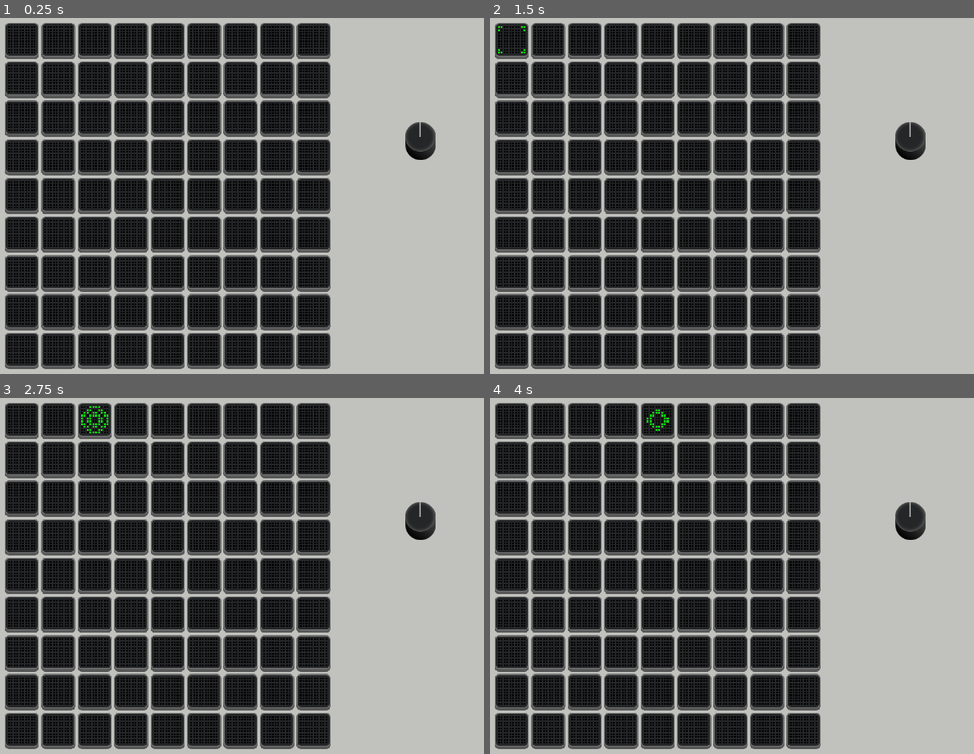
Above: before the commit, frames 1-4 (two rows, left to right).
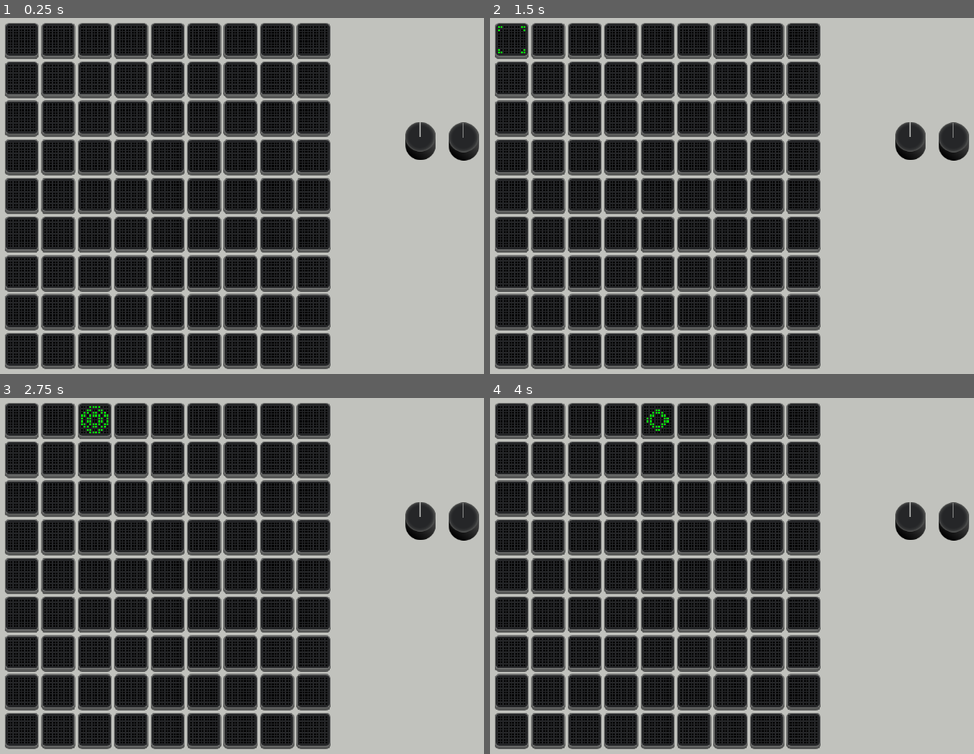
Above: after the commit, the same moments.

Repository: Yngwarr/tomata
Game: Godot game, scene res://scenes/Game.tscn
Same seed, same stepped clock (60 frames per second), same inputs: the game is played once before the commit and once after it.
Inputs (mouse positions are in pixels of both pictures, inside the frame that each line leads up to):
- Up to frame 1 (0.25 s): no input
- Up to frame 2 (1.5 s): tap Enter at 0.5 s; move the mouse to (494, 21) at 0.52 s; click (494, 21) at 0.67 s; tap Space at 1.25 s; move the mouse to (533, 21) at 1.27 s; click (533, 21) at 1.42 s
- Up to frame 3 (2.75 s): tap Enter at 2 s; move the mouse to (77, 401) at 2.02 s; click (77, 401) at 2.17 s
- Up to frame 4 (4 s): move the mouse to (606, 401) at 2.77 s; click (606, 401) at 2.92 s; tap Space at 3.5 s; move the mouse to (640, 401) at 3.52 s; click (640, 401) at 3.67 s

The runs differ from the first frame. In frame 1, 0.6% of the frame differs, in the area x 92-99%, y 29-41%; in frame 2, 0.6%; in frame 3, 0.6%; in frame 4, 0.6%.

Commit message:
added a snapping knob

Diff:
--- a/scenes/Game.tscn
+++ b/scenes/Game.tscn
@@ -1,8 +1,9 @@
-[gd_scene load_steps=4 format=3 uid="uid://csahdmph2aji4"]
+[gd_scene load_steps=5 format=3 uid="uid://csahdmph2aji4"]
 
 [ext_resource type="Script" path="res://src/Game.gd" id="1_wmfvw"]
 [ext_resource type="PackedScene" uid="uid://dsjpl5sxdtvmq" path="res://scenes/LCDPad.tscn" id="3_lqy58"]
 [ext_resource type="PackedScene" uid="uid://qdwx3kd7wyd2" path="res://scenes/Knob.tscn" id="3_um6dn"]
+[ext_resource type="PackedScene" uid="uid://0iqhotbf07b2" path="res://scenes/SnappingKnob.tscn" id="4_3leu0"]
 
 [node name="Game" type="Node2D"]
 script = ExtResource("1_wmfvw")
@@ -269,3 +270,12 @@
 offset_top = 194.0
 offset_right = 743.0
 offset_bottom = 194.0
+default_value = 5.0
+highest_value = 10.0
+step = 0.05
+
+[node name="SnappingKnob" parent="." instance=ExtResource("4_3leu0")]
+offset_left = 819.0
+offset_top = 195.0
+offset_right = 819.0
+offset_bottom = 195.0
--- a/scenes/Knob.tscn
+++ b/scenes/Knob.tscn
@@ -7,12 +7,9 @@
 
 [node name="Knob" type="Control"]
 layout_mode = 3
-anchors_preset = 15
-anchor_right = 1.0
-anchor_bottom = 1.0
-grow_horizontal = 2
-grow_vertical = 2
+anchors_preset = 0
 script = ExtResource("1_l0q55")
+default_value = 80.0
 
 [node name="Base" type="TextureRect" parent="."]
 texture_filter = 2
--- /dev/null
+++ b/scenes/SnappingKnob.tscn
@@ -0,0 +1,16 @@
+[gd_scene load_steps=3 format=3 uid="uid://0iqhotbf07b2"]
+
+[ext_resource type="Script" path="res://src/SnappingKnob.gd" id="1_w1u5u"]
+[ext_resource type="PackedScene" uid="uid://qdwx3kd7wyd2" path="res://scenes/Knob.tscn" id="1_w3ixu"]
+
+[node name="SnappingKnob" type="Control"]
+layout_mode = 3
+anchors_preset = 0
+script = ExtResource("1_w1u5u")
+
+[node name="Knob" parent="." instance=ExtResource("1_w3ixu")]
+layout_mode = 1
+offset_right = -1152.0
+offset_bottom = -648.0
+
+[editable path="Knob"]
--- a/src/Knob.gd
+++ b/src/Knob.gd
@@ -3,10 +3,9 @@
 
 signal grabbed
 signal released
-signal value_changed
+signal value_changed(value: float)
 
 @export_category("Value")
-@export var integer := false
 @export var default_value: float = 50
 @export var lowest_value: float = 0
 @export var highest_value: float = 100
@@ -23,20 +22,27 @@
 
 func _ready() -> void:
 	set_value(default_value)
+	print("knob ready")
 
 func _gui_input(event: InputEvent) -> void:
 	handle_click(event)
 	handle_movement(event)
 
-func set_value(new_value: float) -> void:
-	var clamped: float = clamp(new_value, lowest_value, highest_value)
+func get_degrees_from_value(val: float) -> float:
+	var clamped: float = clamp(val, lowest_value, highest_value)
 	var whole := highest_value - lowest_value
 	var part := clamped / whole
 	var whole_degrees := highest_degrees - lowest_degrees
 
-	top.rotation_degrees = lowest_degrees + whole_degrees * part
+	return lowest_degrees + whole_degrees * part
+
+func set_value(new_value: float, silent := false) -> void:
+	var clamped: float = clamp(new_value, lowest_value, highest_value)
+
+	top.rotation_degrees = get_degrees_from_value(clamped)
 	value = clamped
-	print("value ", value)
+	if not silent:
+		value_changed.emit(value)
 
 func handle_movement(event: InputEvent) -> void:
 	if not event is InputEventMouseMotion:
@@ -46,7 +52,7 @@
 		return
 
 	var delta: float = -event.relative.y * step
-	set_value(floor(value + delta) if integer else value + delta)
+	set_value(value + delta)
 
 func handle_click(event: InputEvent) -> void:
 	if not event is InputEventMouseButton\
--- /dev/null
+++ b/src/SnappingKnob.gd
@@ -0,0 +1,58 @@
+class_name SnappingKnob
+extends Control
+
+signal grabbed
+signal released
+signal value_changed(value: float)
+
+@export_category("Value")
+@export var default_value: int = 5
+@export var lowest_value: int = 0
+@export var highest_value: int = 10
+@export var snap_step: int = 1
+
+@export_category("Rotation")
+@export var knob_step: float = .05
+@export var lowest_degrees: float = -170
+@export var highest_degrees: float = 170
+
+var value: int
+
+@onready var knob: Knob = $Knob
+
+func knob_value_to_snapped(knob_value: float) -> int:
+	return snapped(knob_value, snap_step)
+
+func _ready() -> void:
+	knob.default_value = default_value
+	knob.lowest_value = lowest_value
+	knob.highest_value = highest_value
+	knob.step = knob_step
+	knob.lowest_degrees = lowest_degrees
+	knob.highest_degrees = highest_degrees
+
+	knob.grabbed.connect(on_grabbed)
+	knob.released.connect(on_released)
+	knob.value_changed.connect(on_value_changed)
+
+	knob.set_value(default_value, true)
+	value = knob_value_to_snapped(knob.value)
+
+func on_grabbed() -> void:
+	grabbed.emit()
+
+func on_released() -> void:
+	knob.set_value(value, true)
+	released.emit()
+
+func on_value_changed(knob_value: float) -> void:
+	var new_value: int = knob_value_to_snapped(knob_value)
+
+	if new_value == value:
+		return
+
+	knob.set_value(new_value, true)
+	value = new_value
+
+	print("snap value ", value)
+	value_changed.emit(value)
